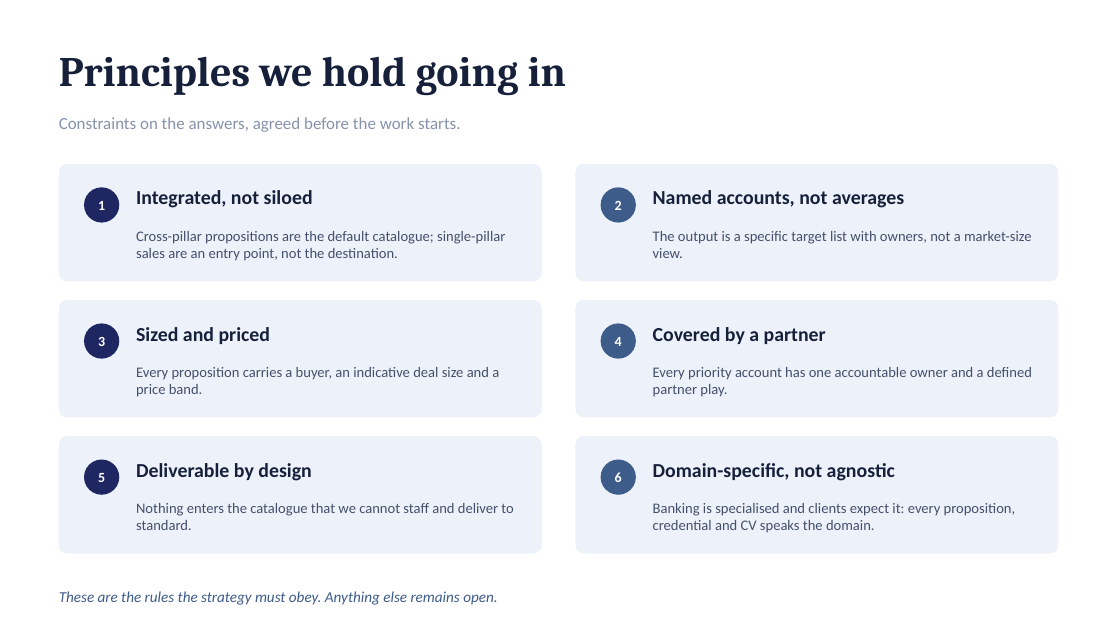
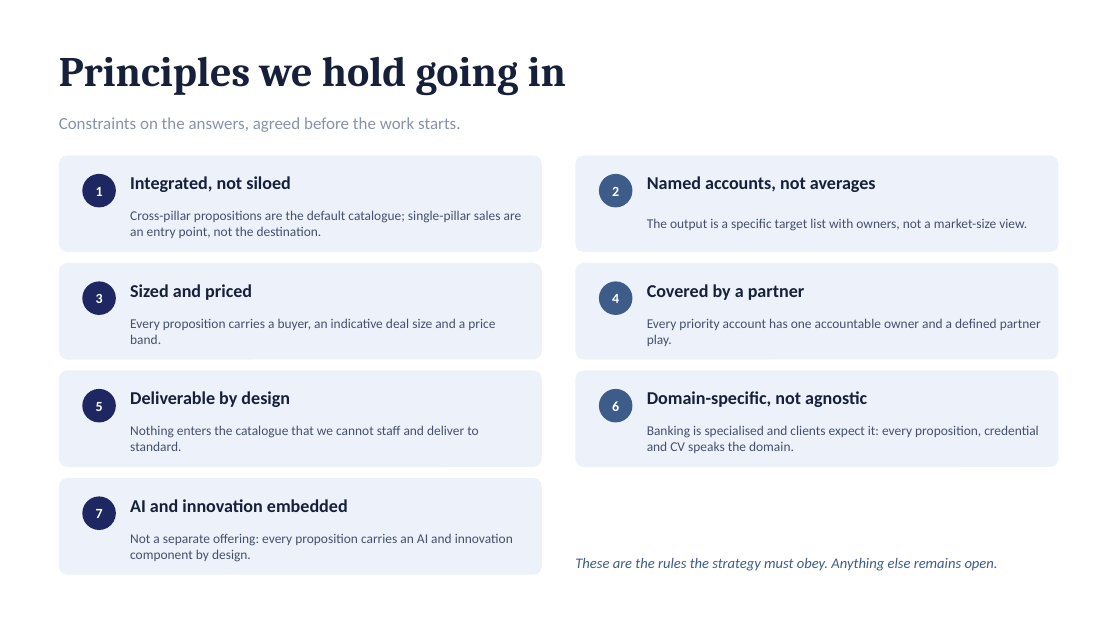
Before and after one commit to dhajjar-cyber/bae, a slide deck: slide 5 of FSI strategy/EAIND-FSI-Strategy-Development-Plan.pptx. Drawn at 1120x630 pixels with LibreOffice and Linux fonts; fonts in the diff are those of the drawing. Boxes give left, top, right and bottom in pixels: in the first picture for what was removed or moved away, otherwise in the second. Text is boxed around its words. In the diff, an @@ line names an element or a change of style, - is before the commit and + after.

```diff
--- a/FSI strategy/EAIND-FSI-Strategy-Development-Plan.pptx
+++ b/FSI strategy/EAIND-FSI-Strategy-Development-Plan.pptx
@@ rounded rectangle: place and size @@
-rounded rectangle at (59,164,542,281)
+rounded rectangle at (59,155,542,252)
@@ text "Integrated, not siloed": place and size @@
-text "Integrated, not siloed" at (136,190,313,208)
+text "Integrated, not siloed" at (130,176,291,192)
@@ rounded rectangle: place and size @@
-rounded rectangle at (576,164,1059,281)
+rounded rectangle at (576,155,1059,252)
@@ 2 texts, 2 ellipses: place and size @@
-2 texts, 2 ellipses at (84,187,636,223)
+2 texts, 2 ellipses at (82,174,633,208)
@@ text "Named accounts, not averages": place and size @@
-text "Named accounts, not averages" at (653,190,904,208)
+text "Named accounts, not averages" at (647,176,876,192)
@@ text "Cross-pillar propositions are the default ...": place and size @@
-text "Cross-pillar propositions are the default ..." at (136,231,505,261)
+text "Cross-pillar propositions are the default ..." at (130,210,522,238)
@@ text "The output is a specific ...": place and size @@
-text "The output is a specific ..." at (653,231,1032,258)
+text "The output is a specific ..." at (647,218,1027,231)
@@ rounded rectangle: place and size @@
-rounded rectangle at (59,300,542,418)
+rounded rectangle at (59,263,542,360)
@@ rounded rectangle: place and size @@
-rounded rectangle at (576,300,1059,418)
+rounded rectangle at (576,263,1059,360)
@@ 2 texts, 2 ellipses: place and size @@
-2 texts, 2 ellipses at (84,323,636,359)
+2 texts, 2 ellipses at (82,281,633,315)
@@ text "Sized and priced": place and size @@
-text "Sized and priced" at (136,327,271,344)
+text "Sized and priced" at (130,284,252,300)
@@ text "Covered by a partner": place and size @@
-text "Covered by a partner" at (653,327,826,344)
+text "Covered by a partner" at (647,284,804,300)
@@ text "Every proposition carries a buyer, ...": place and size @@
-text "Every proposition carries a buyer, ..." at (136,367,499,397)
+text "Every proposition carries a buyer, ..." at (130,318,495,344)
@@ text "Every priority account has one ...": place and size @@
-text "Every priority account has one ..." at (653,367,1032,397)
+text "Every priority account has one ..." at (647,318,1041,346)
@@ rounded rectangle: place and size @@
-rounded rectangle at (59,436,542,554)
+rounded rectangle at (59,371,542,467)
@@ text "Deliverable by design": place and size @@
-text "Deliverable by design" at (136,463,311,481)
+text "Deliverable by design" at (130,391,290,407)
@@ proportions changed in 6 elements at (59,155,542,252), (576,155,1059,252), (59,263,542,360), (576,263,1059,360), (59,371,542,467), (576,371,1059,467) @@
@@ rounded rectangle: place and size @@
-rounded rectangle at (576,436,1059,554)
+rounded rectangle at (576,371,1059,467)
@@ 2 texts, 2 ellipses: place and size @@
-2 texts, 2 ellipses at (84,460,636,495)
+2 texts, 2 ellipses at (82,389,633,423)
@@ size 17 to 15.5 pt in 6 elements at (130,176,291,192), (647,176,876,192), (130,284,252,300), (647,284,804,300), (130,391,290,407), (647,391,867,407) @@
@@ text "Domain-specific, not agnostic": place and size @@
-text "Domain-specific, not agnostic" at (653,463,895,481)
+text "Domain-specific, not agnostic" at (647,391,867,407)
@@ text "Nothing enters the catalogue that ...": place and size @@
-text "Nothing enters the catalogue that ..." at (136,503,513,530)
+text "Nothing enters the catalogue that ..." at (130,425,478,451)
@@ size 12.5 to 11.5 pt in 6 elements at (130,210,522,238), (647,218,1027,231), (130,318,495,344), (647,318,1041,346), (130,425,478,451), (647,425,1039,453) @@
@@ text "Banking is specialised and clients ...": place and size @@
-text "Banking is specialised and clients ..." at (653,503,1016,533)
+text "Banking is specialised and clients ..." at (647,425,1039,453)
@@ rounded rectangle added at (59,478,542,575), fill #EDF2FA @@
@@ ellipse added at (82,497,116,530), fill #1E2761 @@
@@ text added at (96,509,103,518), 12 pt, text #FFFFFF, bold @@
+7
@@ text added at (130,499,348,512), 15.5 pt, text #16203A, bold @@
+AI and innovation embedded
@@ text added at (130,534,513,562), 11.5 pt, text #44506B @@
+Not a separate offering: every proposition carries an AI and innovation component by design.
@@ text "These are the rules the ...": place and size @@
-text "These are the rules the ..." at (59,591,497,605)
+text "These are the rules the ..." at (575,558,998,571)
@@ text "These are the rules the ..." at (575,558,998,571): size 13 to 12.5 pt @@
```
Also in this commit, not shown: 2 other slides changed, 2 slides added, 2 other files.
